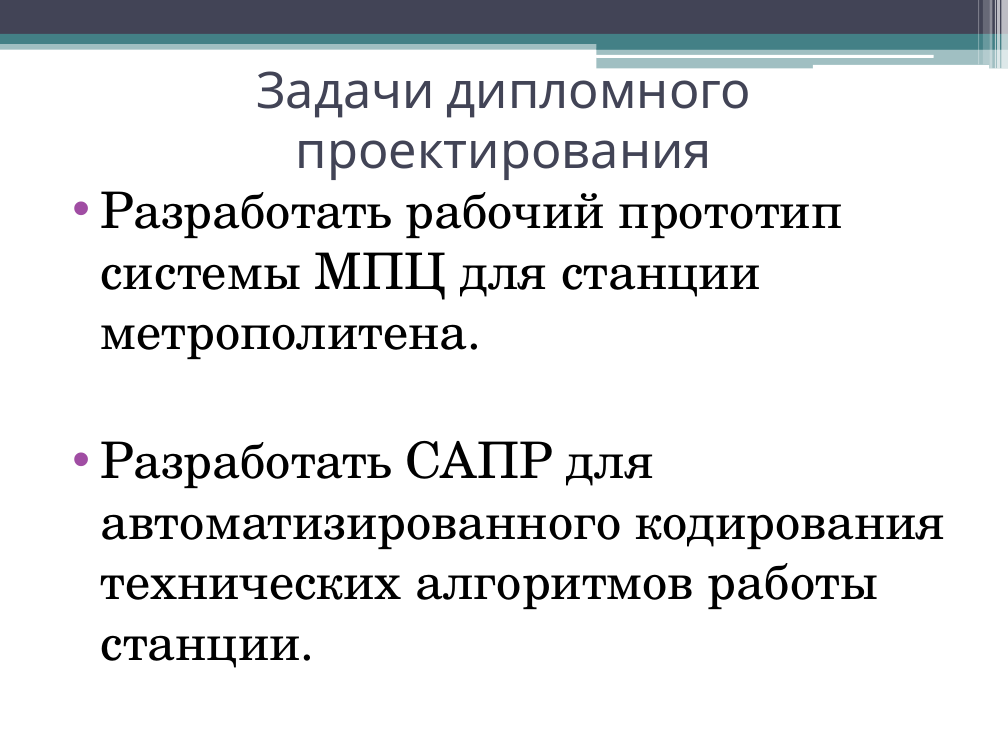
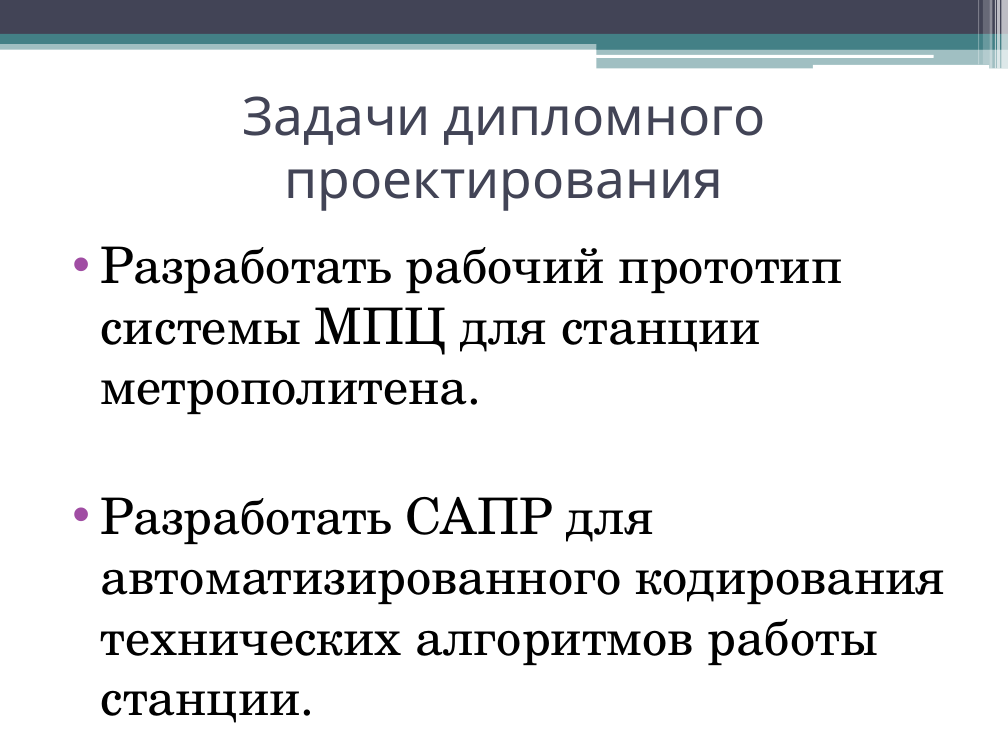
Before and after one commit to Filatoff73/Diplom, a slide deck: slide 2 of Диплом мой/Презентация/Presentation_Filatov_RK6-123.pptx. Drawn at 1008x756 pixels with LibreOffice and Linux fonts; fonts in the diff are those of the drawing. Boxes give left, top, right and bottom in pixels: in the first picture for what was removed or moved away, otherwise in the second. Text is boxed around its words. In the diff, an @@ line names an element or a change of style, - is before the commit and + after.

```diff
--- a/Диплом мой/Презентация/Presentation_Filatov_RK6-123.pptx
+++ b/Диплом мой/Презентация/Presentation_Filatov_RK6-123.pptx
@@ title "Задачи дипломного проектирования" at [242, 96, 766, 211]: size 36 to 38 pt @@
@@ text "Разработать рабочий прототип системы МПЦ ..." rewrapped from [101, 179, 945, 668] to [101, 246, 945, 666] @@
```
Also in this commit, not shown: 3 other slides changed, 8 slides added.
